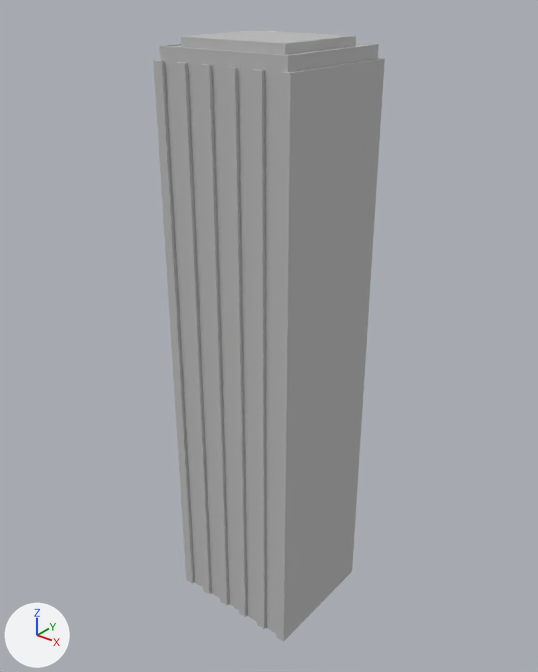
One commit to the OBJ model Boombox/Assets/models/world/buildings/building1.obj: the scene before it, then after it.
Before and after are seen from a 50 mm lens placed at (10.3, -18.9, 23.5), pointed at (-5.3, 0.6, 11.4). The axes (+X, +Y, +Z) are drawn at lower left. The lights are the same throughout. Where no turn or scale is listed for an object, it has been applied to the vertices.

The older version as bpy lines, for what is in view:
```python
me_building1 = bpy.data.meshes.new('building1')
me_building1.from_pydata(...)  # 72 vertices, 49 faces; spans x -7.8..-2.5, y -2.1..2.8, z 0.0..21.8
me_building1.materials.append(mat_initialshadinggroup)  # grey #bcbcbc
ob_building1 = bpy.data.objects.new('building1', me_building1)
ob_building1.location = (0.0, 0.0, 0.0)
```
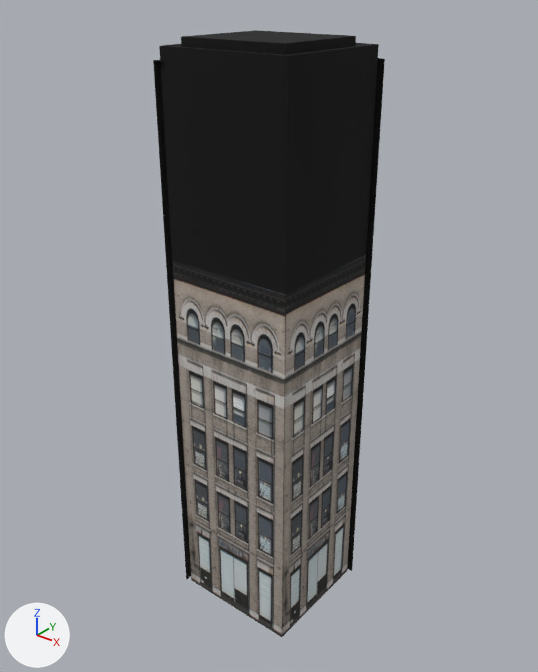
What changed in the scene script:
```text
Add img_building1_png:
    img_building1_png = load_image('building1.png', 'building1.png', 1024, 1024, 'sRGB')
Add mat_lambert2sg:
    mat_lambert2sg = principled_material('lambert2SG')
    mat_lambert2sg.texture = img_building1_png
    mat_lambert2sg.roughness = 1.0
Change me_building1:
    used by ob_building1; location = (0.0, 0.0, 0.0)
    remove me_building1.from_pydata(...)  # 72 vertices, 49 faces; spans x -7.8..-2.5, y -2.1..2.8, z 0.0..21.8
    add me_building1.from_pydata(...)  # 47 vertices, 26 faces; spans x -7.8..-2.5, y -2.1..2.8, z 0.0..21.8
    me_building1 part 1: the loose piece of 8 vertices spanning x -4.8..-4.4, y -2.1..2.8, z 0.0..21.1 is deleted
    me_building1 part 2
    17 vertices are removed from x -7.4..-2.5, y -2.1, z 0.0..21.1
    18 faces are deleted
    me_building1 part 3: 9 kept faces spanning x -7.6..-2.6, y -2.0..2.7, z 0.0..21.5 get new texture (UV) coordinates
    me_building1 part 4: 26 faces spanning x -7.8..-2.5, y -2.1..2.8, z 0.0..21.8 switch from mat_initialshadinggroup (grey #bcbcbc) to mat_lambert2sg (picture img_building1_png)
```

What differs and where, as boxes (x1, y1, x2, y2) in the pictures (538 x 672 px):
'building1', reshaped
    before: (153, 30, 385, 641)
    after: (153, 30, 385, 637)
part 1 of me_building1, deleted
    before: (225, 67, 247, 617)
part 2 of me_building1, deleted
    before: (153, 58, 385, 641)
part 3 of me_building1, surface changed
    before: (159, 43, 379, 633)
    after: (159, 43, 379, 637)
part 4 of me_building1, recoloured (grey to black)
    before: (155, 30, 376, 61)
    after: (153, 30, 385, 580)
